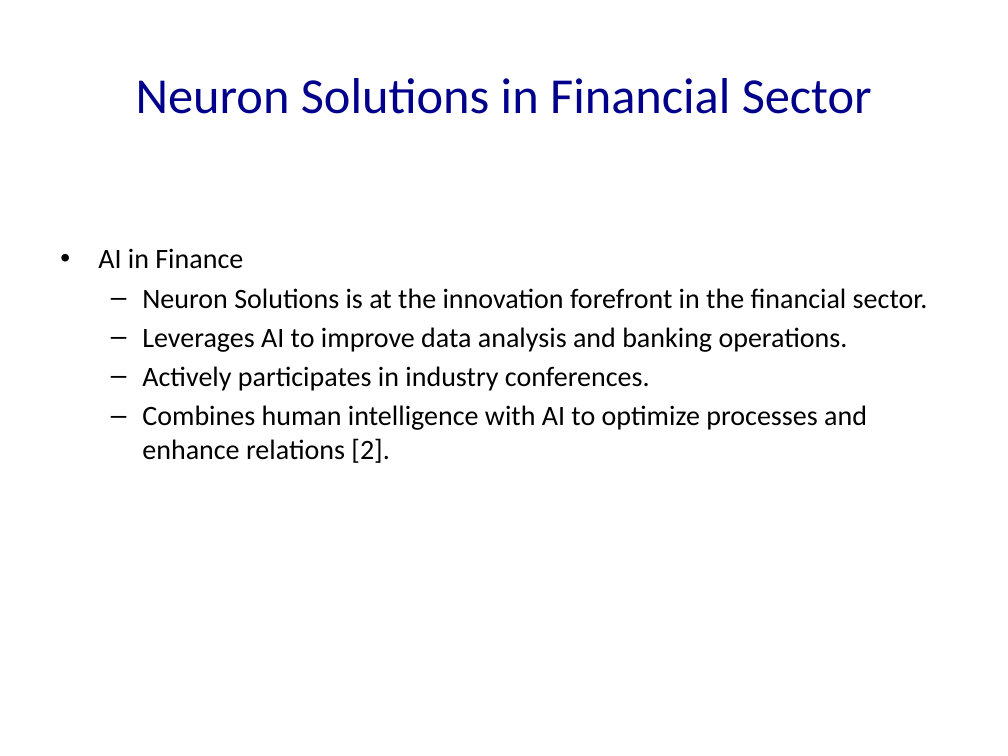
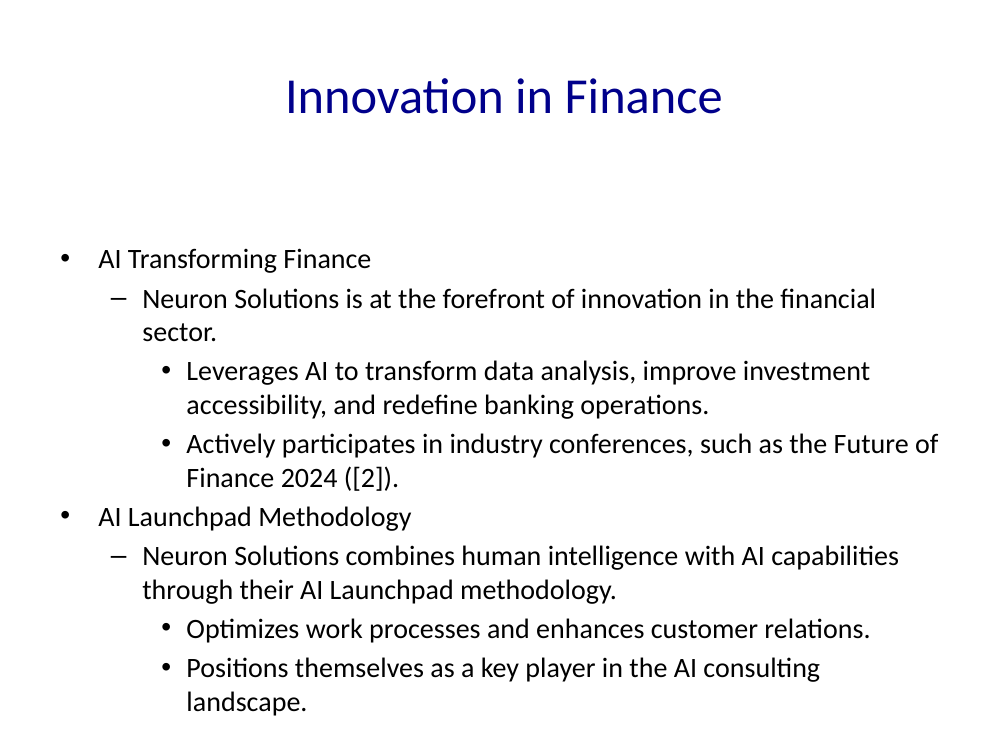
Before and after one commit to Frank-Gu-81/slides_autogeneration, a slide deck: slide 2 of Neuron_Solutions_Presentation.pptx. Drawn at 1008x756 pixels with LibreOffice and Linux fonts; fonts in the diff are those of the drawing. Boxes give left, top, right and bottom in pixels: in the first picture for what was removed or moved away, otherwise in the second. Text is boxed around its words. In the diff, an @@ line names an element or a change of style, - is before the commit and + after.

```diff
--- a/Neuron_Solutions_Presentation.pptx
+++ b/Neuron_Solutions_Presentation.pptx
@@ title at box(285, 78, 723, 114): text changed @@
-Neuron Solutions in Financial Sector
+Innovation in Finance
@@ text at box(98, 248, 938, 682): text changed @@
-• AI in Finance
-  – Neuron Solutions is at the innovation forefront in the financial sector.
-  – Leverages AI to improve data analysis and banking operations.
-  – Actively participates in industry conferences.
-  – Combines human intelligence with AI to optimize processes and enhance relations [2].
+• AI Transforming Finance
+  – Neuron Solutions is at the forefront of innovation in the financial sector.
+    • Leverages AI to transform data analysis, improve investment accessibility, and redefine banking operations.
+    • Actively participates in industry conferences, such as the Future of Finance 2024 ([2]).
+• AI Launchpad Methodology
+  – Neuron Solutions combines human intelligence with AI capabilities through their AI Launchpad methodology.
+    • Optimizes work processes and enhances customer relations.
+    • Positions themselves as a key player in the AI consulting landscape.
```
Also in this commit, not shown: 8 other slides changed, 48 slides added, 8 other files.
